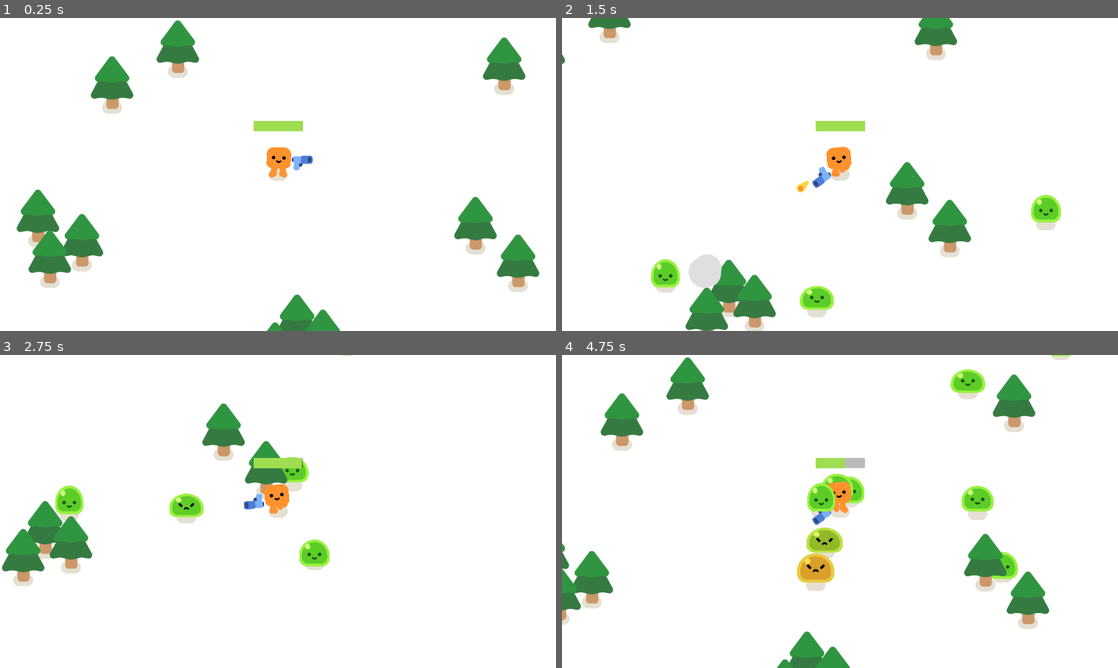
Above: before the commit, frames 1-4 (two rows, left to right).
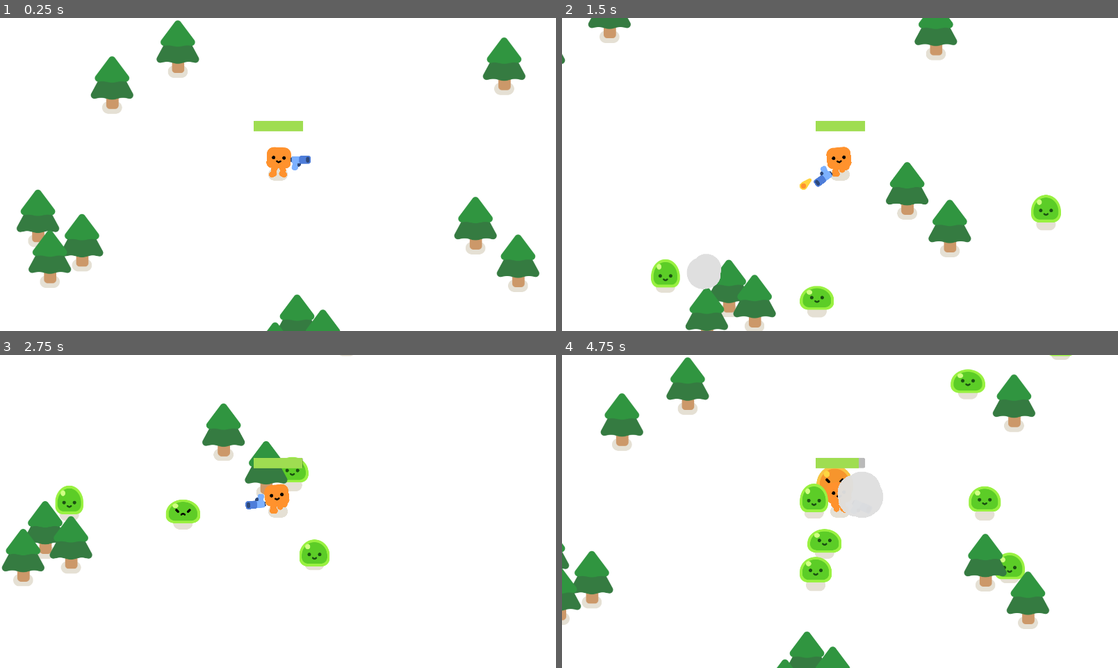
Above: after the commit, the same moments.

Repository: gdquest-demos/getting-started-with-godot-4
Game: Godot game, scene res://survivors_game.tscn
Two runs of this game, one before a commit and one after it. Both use one fixed random seed, a clock stepped at 60 frames per second and the inputs below.
Inputs:
- Up to frame 1 (0.25 s): no input
- Up to frame 2 (1.5 s): hold D (move_right) 0.53-1.28 s; hold S (move_back) from 1.28 s (still down)
- Up to frame 3 (2.75 s): release S (move_back) at 2.03 s; hold D (move_right) from 2.03 s (still down)
- Up to frame 4 (4.75 s): release D (move_right) at 2.78 s; hold W (move_forward) 2.78-3.53 s; hold A (move_left) from 3.53 s (still down)

The runs differ from the first frame. In frame 1, less than 0.1% of the frame differs, in the area x 52-57%, y 44-49%; in frame 2, 0.2%; in frame 3, 0.5%; in frame 4, 3.4%, in the area x 42-84%, y 32-73%.

Commit message:
ensure player can kill enemies, fix smoke not appearing

Diff:
--- a/2d-project-completed/game.gd
+++ b/2d-project-completed/game.gd
@@ -4,9 +4,6 @@
 func spawn_mob():
 	%PathFollow2D.progress_ratio = randf()
 	var new_mob = preload("res://mob.tscn").instantiate()
-	new_mob.connect("KO", func():
-			make_smoke(new_mob.global_position)
-			)
 	new_mob.global_position = %PathFollow2D.global_position
 	add_child(new_mob)
 
@@ -15,14 +12,6 @@
 	spawn_mob()
 
 
-func make_smoke(position : Vector2):
-	var smoke_scene = preload("res://smoke_explosion/smoke_explosion.tscn")
-	var smoke = smoke_scene.instantiate()
-	smoke.z_index = 10
-	add_child(smoke)
-	smoke.global_position = position
-
-
 func _on_player_health_depleted():
 	%GameOver.show()
 	get_tree().paused = true
--- a/2d-project-completed/gun.tscn
+++ b/2d-project-completed/gun.tscn
@@ -16,14 +16,14 @@
 shape = SubResource("CircleShape2D_nthgb")
 
 [node name="WeaponPivot" type="Marker2D" parent="."]
-position = Vector2(68, 0)
+position = Vector2(62, 0)
 gizmo_extents = 47.7
 
 [node name="Pistol" parent="WeaponPivot" instance=ExtResource("2_1hh50")]
 
 [node name="ShootingPoint" type="Marker2D" parent="WeaponPivot/Pistol"]
 unique_name_in_owner = true
-position = Vector2(42, -11)
+position = Vector2(35, -11)
 gizmo_extents = 30.6
 
 [node name="Timer" type="Timer" parent="."]
--- a/2d-project-completed/mob.gd
+++ b/2d-project-completed/mob.gd
@@ -1,4 +1,7 @@
 extends CharacterBody2D
+
+signal died
+
 
 var speed = randf_range(200, 300)
 
@@ -6,8 +9,6 @@
 
 @onready var player = get_node("/root/Game/Player")
 @onready var slime = %Slime
-
-signal KO
 
 
 func _ready():
@@ -27,5 +28,8 @@
 	slime.play_hurt()
 	health -= 1
 	if health == 0:
-		emit_signal("KO")
+		var smoke_scene = preload("res://smoke_explosion/smoke_explosion.tscn")
+		var smoke = smoke_scene.instantiate()
+		get_parent().add_child(smoke)
+		smoke.global_position = global_position
 		queue_free()
--- a/2d-project-completed/mob.tscn
+++ b/2d-project-completed/mob.tscn
@@ -4,7 +4,7 @@
 [ext_resource type="PackedScene" uid="uid://ogik4s70pgwl" path="res://characters/slime/slime.tscn" id="3_n2uyc"]
 
 [sub_resource type="CircleShape2D" id="CircleShape2D_ypitm"]
-radius = 42.0476
+radius = 67.0
 
 [node name="Mob" type="CharacterBody2D"]
 collision_layer = 2
--- a/2d-project-completed/player.gd
+++ b/2d-project-completed/player.gd
@@ -18,7 +18,7 @@
 		%HappyBoo.play_idle_animation()
 
 	# Taking damage
-	const DAMAGE_RATE = 20.0
+	const DAMAGE_RATE = 6.0
 	var overlapping_mobs = %HurtBox.get_overlapping_bodies()
 	if overlapping_mobs:
 		health -= DAMAGE_RATE * overlapping_mobs.size() * delta
--- a/2d-project-completed/smoke_explosion/smoke_explosion.tscn
+++ b/2d-project-completed/smoke_explosion/smoke_explosion.tscn
@@ -121,6 +121,7 @@
 }
 
 [node name="SmokeExplosion" type="Node2D"]
+z_index = 10
 script = ExtResource("1_kb8ql")
 
 [node name="Smoke" type="ColorRect" parent="."]
@@ -143,6 +144,7 @@
 
 [node name="AnimationPlayer" type="AnimationPlayer" parent="."]
 unique_name_in_owner = true
+autoplay = "RESET"
 libraries = {
 "": SubResource("AnimationLibrary_8msef")
 }
